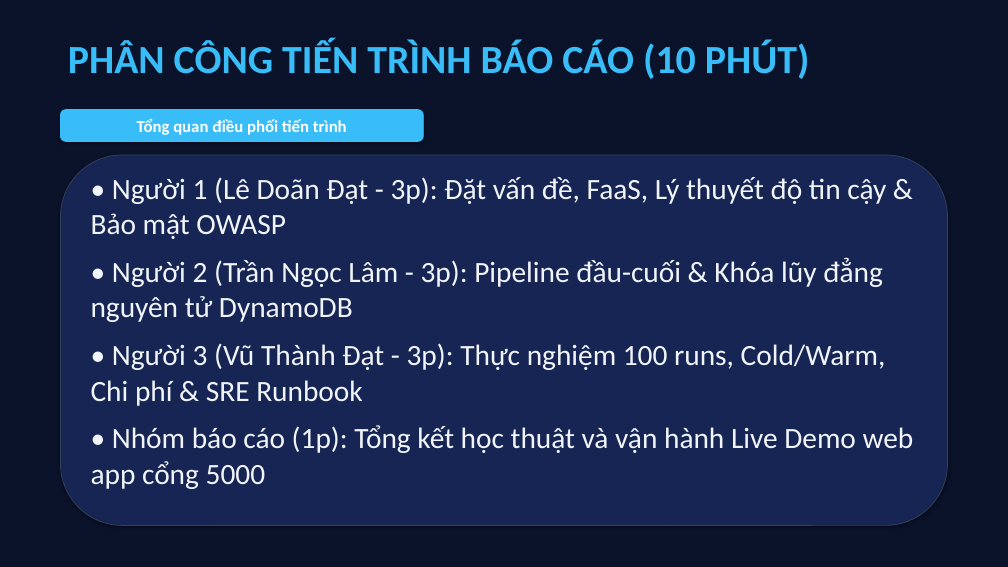
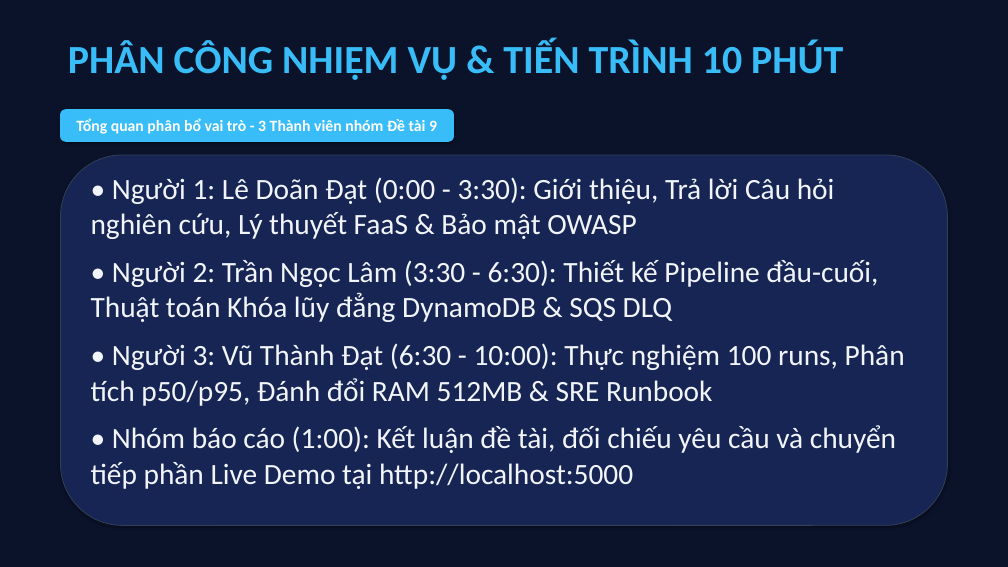
Before and after one commit to datdanghoccode/DTDM_XuLyAnh_Serverless, a slide deck: slide 2 of docs/DTDM_ThuyetTrinh_DeTai9.pptx. Drawn at 1008x567 pixels with LibreOffice and Linux fonts; fonts in the diff are those of the drawing. Boxes give left, top, right and bottom in pixels: in the first picture for what was removed or moved away, otherwise in the second. Text is boxed around its words. In the diff, an @@ line names an element or a change of style, - is before the commit and + after.

Commit message:
feat: finalize 13-slide academic presentation with verbatim syllabus alignment and 3-member split

```diff
--- a/docs/DTDM_ThuyetTrinh_DeTai9.pptx
+++ b/docs/DTDM_ThuyetTrinh_DeTai9.pptx
@@ text at (68,40,843,80): text changed @@
-PHÂN CÔNG TIẾN TRÌNH BÁO CÁO (10 PHÚT)
+PHÂN CÔNG NHIỆM VỤ & TIẾN TRÌNH 10 PHÚT
@@ rounded rectangle "Tổng quan phân bổ vai ...": place and size @@
-rounded rectangle "Tổng quan phân bổ vai ..." at (60,110,423,141)
+rounded rectangle "Tổng quan phân bổ vai ..." at (60,110,454,141)
@@ text in rounded rectangle at (76,118,437,134): text changed; size 16 to 15 pt @@
-Tổng quan điều phối tiến trình
+Tổng quan phân bổ vai trò - 3 Thành viên nhóm Đề tài 9
@@ text at (91,177,905,489): text changed @@
-• Người 1 (Lê Doãn Đạt - 3p): Đặt vấn đề, FaaS, Lý thuyết độ tin cậy & Bảo mật OWASP
-• Người 2 (Trần Ngọc Lâm - 3p): Pipeline đầu-cuối & Khóa lũy đẳng nguyên tử DynamoDB
-• Người 3 (Vũ Thành Đạt - 3p): Thực nghiệm 100 runs, Cold/Warm, Chi phí & SRE Runbook
-• Nhóm báo cáo (1p): Tổng kết học thuật và vận hành Live Demo web app cổng 5000
+• Người 1: Lê Doãn Đạt (0:00 - 3:30): Giới thiệu, Trả lời Câu hỏi nghiên cứu, Lý thuyết FaaS & Bảo mật OWASP
+• Người 2: Trần Ngọc Lâm (3:30 - 6:30): Thiết kế Pipeline đầu-cuối, Thuật toán Khóa lũy đẳng DynamoDB & SQS DLQ
+• Người 3: Vũ Thành Đạt (6:30 - 10:00): Thực nghiệm 100 runs, Phân tích p50/p95, Đánh đổi RAM 512MB & SRE Runbook
+• Nhóm báo cáo (1:00): Kết luận đề tài, đối chiếu yêu cầu và chuyển tiếp phần Live Demo tại http://localhost:5000
```
Also in this commit, not shown: 8 other slides changed, 4 slides added, 4 slides removed, 3 other files.
